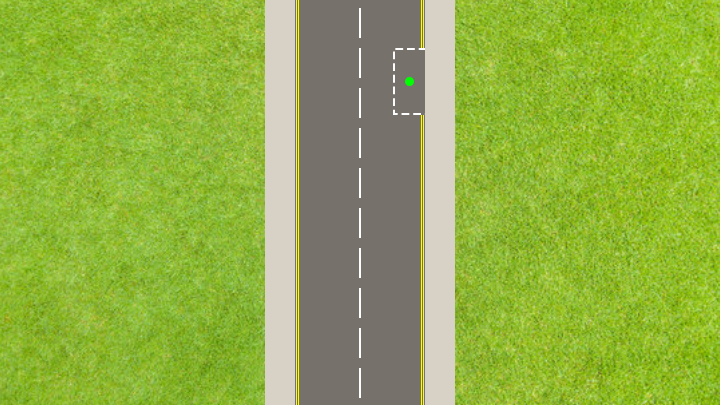
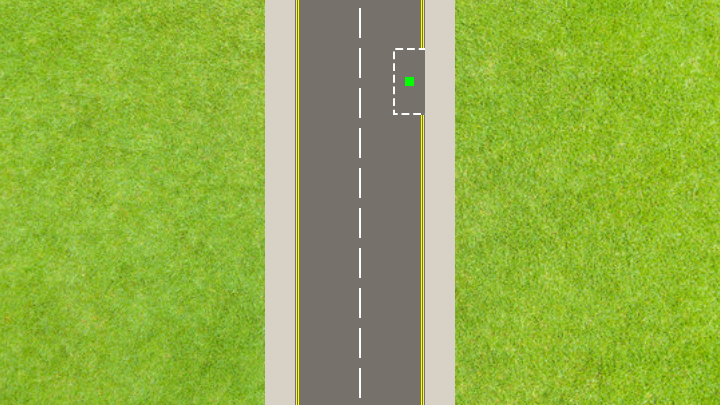
Before/after of a (720, 405) layered artwork. What changed in the layer stack:
pixels changed over (x1=405, y1=77, x2=414, y2=86) (layer not identified)
